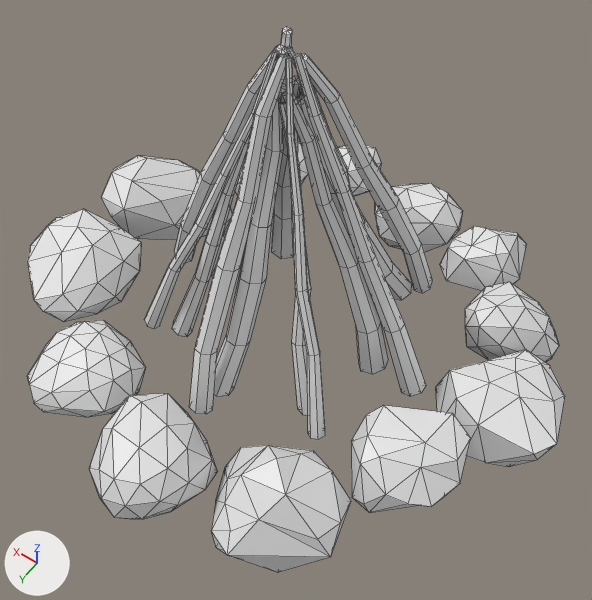
A saved change to the FBX model Content/Environment/Pickupable/Campfire/Meshes/SM_Campfire_01.fbx.
Camera for both pictures: a 50 mm lens placed at (-0.556, 0.747, 1.234), pointed at (-0.08, 0.081, 0.186). The axes (+X, +Y, +Z) are drawn at lower left. The lights are the same throughout. Mesh edges are drawn as thin lines. Where no turn or scale is listed for an object, it has been applied to the vertices.

Objects in the first picture: 'CampfireSmall'.
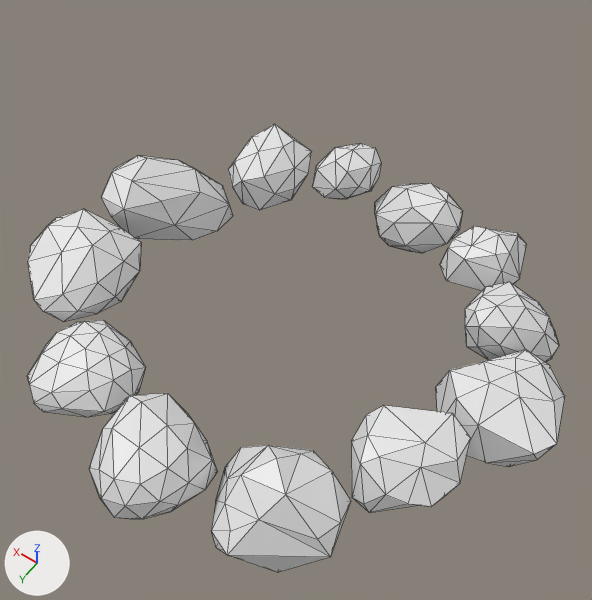
Commit message: Campfire update

Patch to the scene script:
```diff
--- a/Content/Environment/Pickupable/Campfire/Meshes/SM_Campfire_01.fbx.py
+++ b/Content/Environment/Pickupable/Campfire/Meshes/SM_Campfire_01.fbx.py
@@ me_circle_005 @@
 # used by ob_campfiresmall; location = (-0.007, -0.004, 0.0)
-me_circle_005.from_pydata(...)  # 1121 vertices, 1570 faces; spans x -0.523..0.491, y -0.434..0.492, z -0.107..0.602
-me_circle_005.materials.append(mat_stick)  # white #e7e7e7
+me_circle_005.from_pydata(...)  # 417 vertices, 786 faces; spans x -0.523..0.491, y -0.434..0.492, z -0.107..0.123
+# me_circle_005 part 1: 16 loose pieces with 704 vertices, spanning x -0.289..0.277, y -0.267..0.271, z -0.009..0.602, are deleted
 me_circle_005.materials.append(mat_stone)
```

Location of each change, (x1, y1, x2, y2) in pixels of the pictures (592 x 600 px):
'CampfireSmall', reshaped (18% shorter): before (28, 27, 565, 572); after (28, 124, 565, 572)
part 1 of me_circle_005, deleted: before (145, 27, 433, 439)
